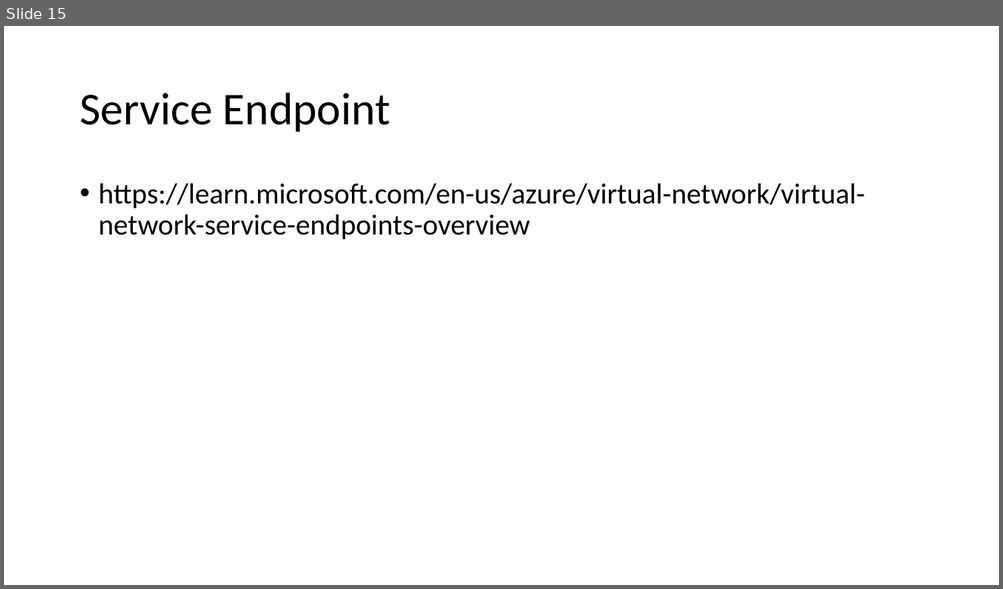
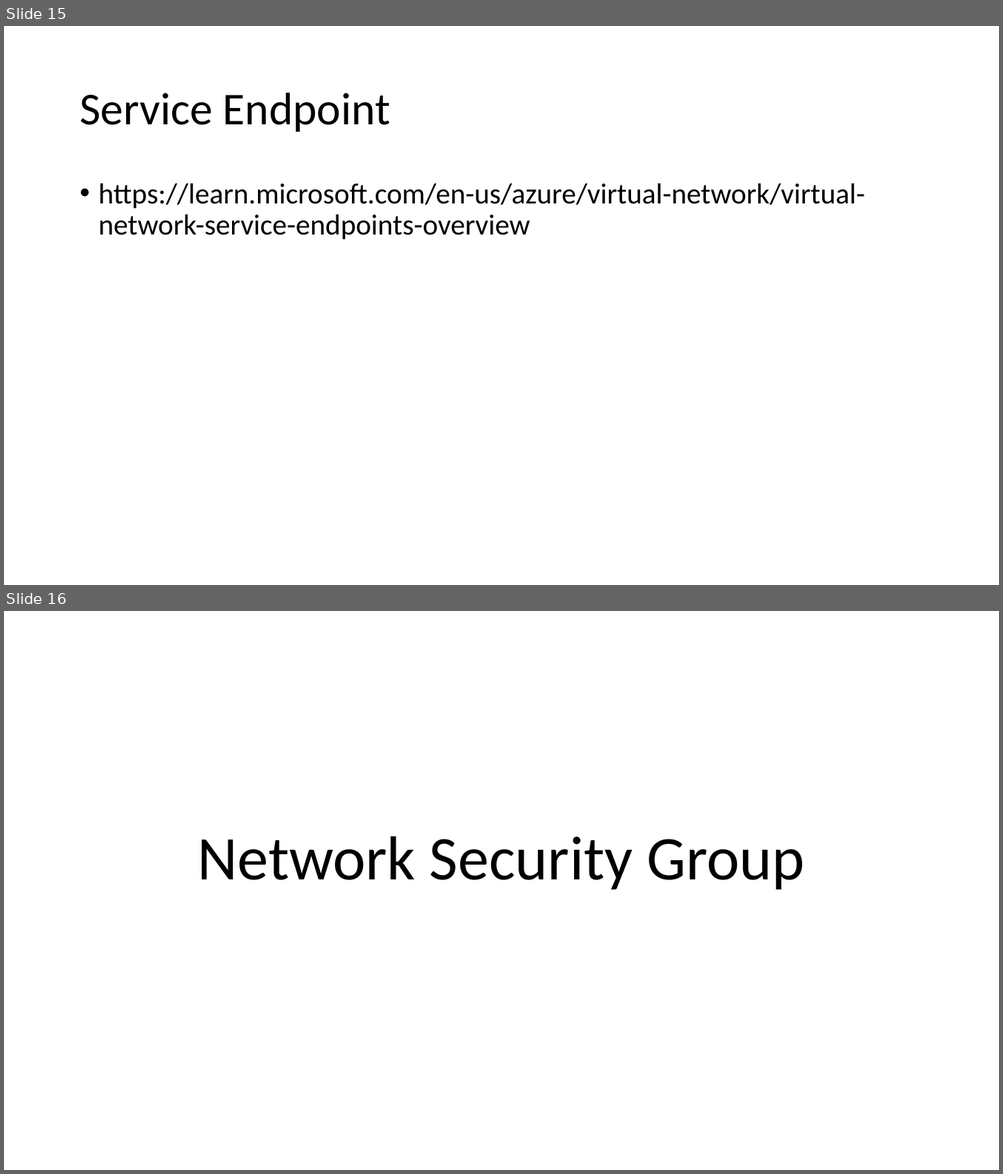
Before and after one commit to adnane-habib/11Feb-AZ104, a slide deck: Virtual Networking.pptx. Shown one above the other, each under a label of ours: slide 15 before the commit, slides 15 and 16 after it. The pictures are 1003x589 and 1003x1174 pixels, drawn with LibreOffice and Linux fonts; fonts in the diff are those of the drawing. Boxes give left, top, right and bottom in pixels: in the first picture for what was removed or moved away, otherwise in the second. Text is boxed around its words. In the diff, an @@ line names an element or a change of style, - is before the commit and + after.

```diff
--- a/Virtual Networking.pptx
+++ b/Virtual Networking.pptx
@@ slide 16 added at [4,611,999,1170], background #FFFFFF @@
@@ title added at [197,836,804,890], 60 pt, text #000000 @@
+Network Security Group
```
Also in this commit, not shown: 2 slides changed, 4 other slides added.
